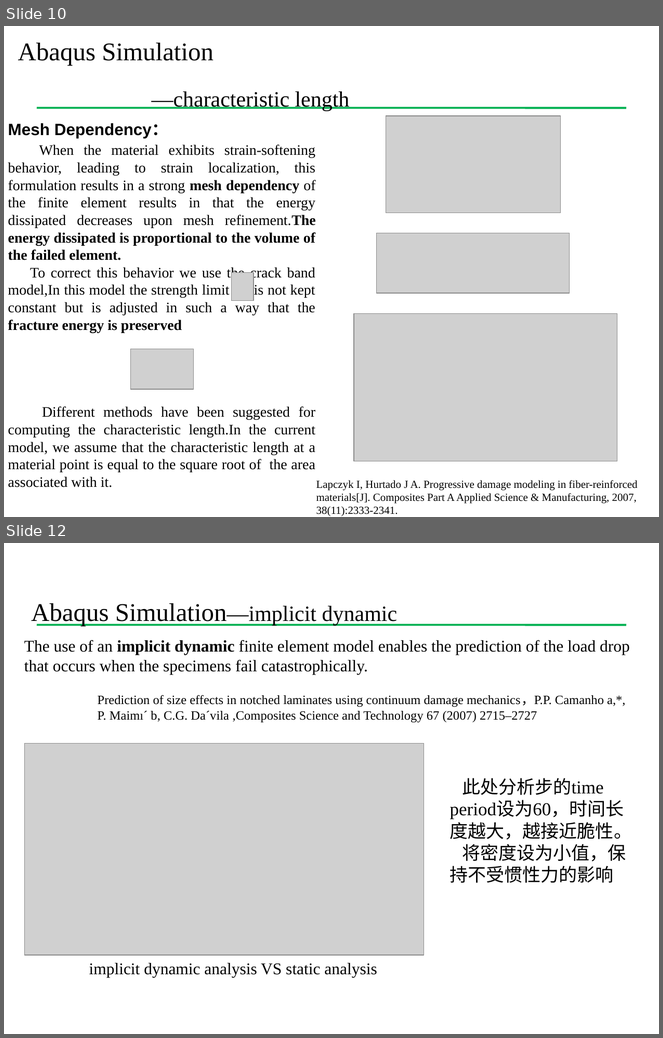
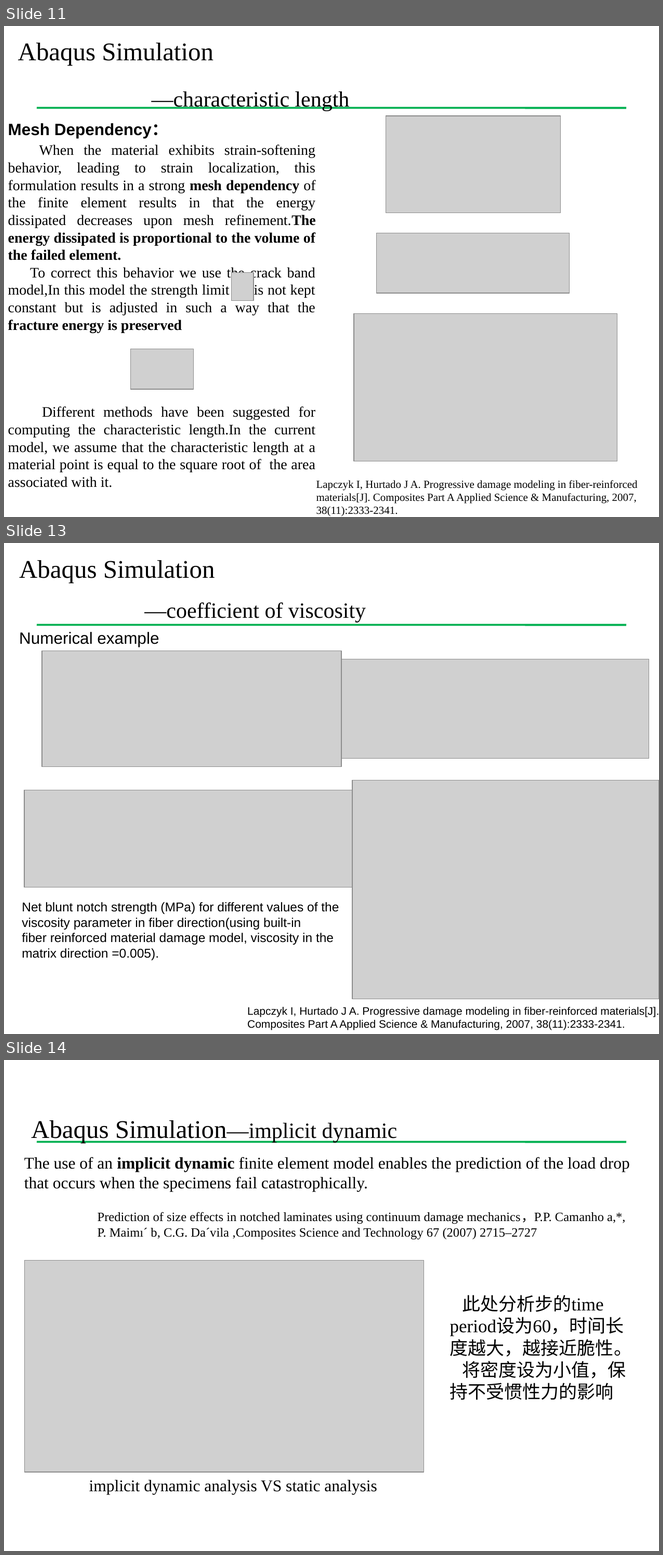
Before and after one commit to Chu2015/UMAThashinlinear4, a slide deck: 组会报告/组会20180110.pptx. Shown one above the other, each under a label of ours: slides 10 and 12 before the commit, slides 11, 13 and 14 after it; the slides between them are not shown. The pictures are 663x1038 and 663x1555 pixels, drawn with LibreOffice and Linux fonts; fonts in the diff are those of the drawing; grey boxes stand for pictures; background and template pictures are left out. Boxes give left, top, right and bottom in pixels: in the first picture for what was removed or moved away, otherwise in the second. Text is boxed around its words. In the diff, an @@ line names an element or a change of style, - is before the commit and + after.

```diff
--- a/组会报告/组会20180110.pptx
+++ b/组会报告/组会20180110.pptx
@@ slide 13 added at (4, 543, 659, 1034), background #FFFFFF; not listed: 1 template element that a slide beside it also shows @@
@@ text added at (19, 560, 366, 623), 24 pt, text #000000 @@
+  Abaqus Simulation
+  —coefficient of viscosity
@@ text added at (19, 632, 159, 647), 18 pt, text #000000 @@
+Numerical example
@@ picture added at (42, 651, 341, 767) @@
@@ picture added at (309, 659, 649, 759) @@
@@ picture added at (24, 790, 359, 887) @@
@@ picture added at (352, 780, 659, 999) @@
@@ text added at (22, 902, 339, 961), 14 pt, text #000000 @@
+Net blunt notch strength (MPa) for different values of the viscosity parameter in fiber direction(using built-in
+fiber reinforced material damage model, viscosity in the matrix direction =0.005).
@@ text added at (247, 1007, 659, 1030), 12 pt, text #000000 @@
+Lapczyk I, Hurtado J A. Progressive damage modeling in fiber-reinforced materials[J]. Composites Part A Applied Science & Manufacturing, 2007, 38(11):2333-2341.
@@ what was slide 10 is now slide 11 @@
@@ what was slide 12 is now slide 14 @@
```
Also in this commit, not shown: 3 slides changed, 1 other slide added, 1 other file.
